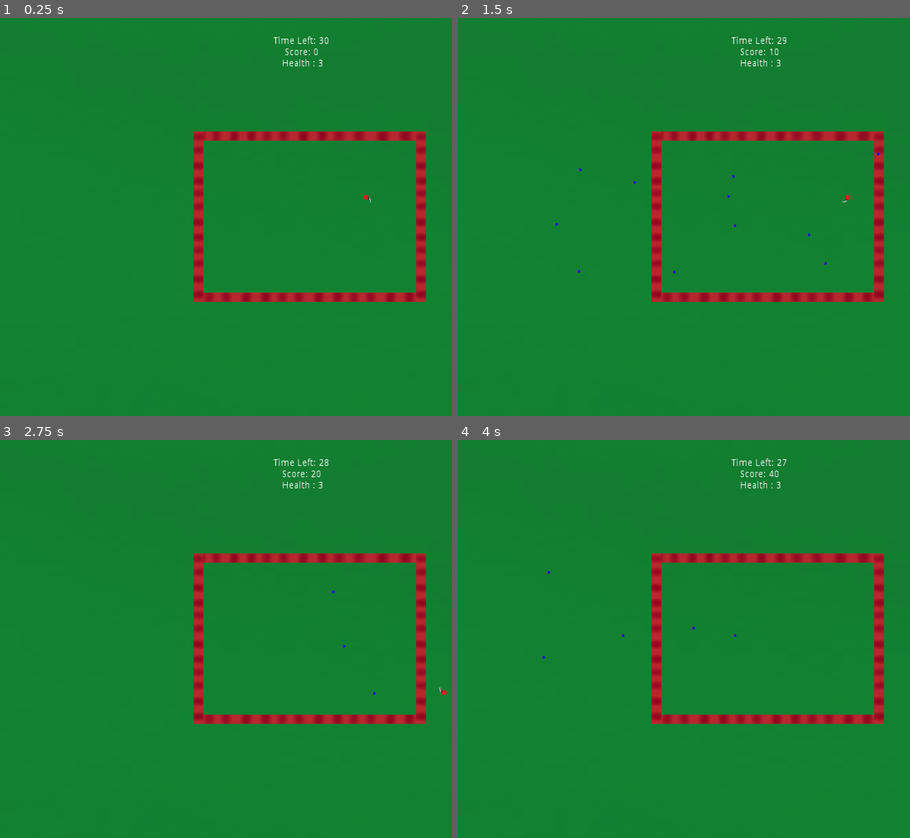
Above: before the commit, frames 1-4 (two rows, left to right).
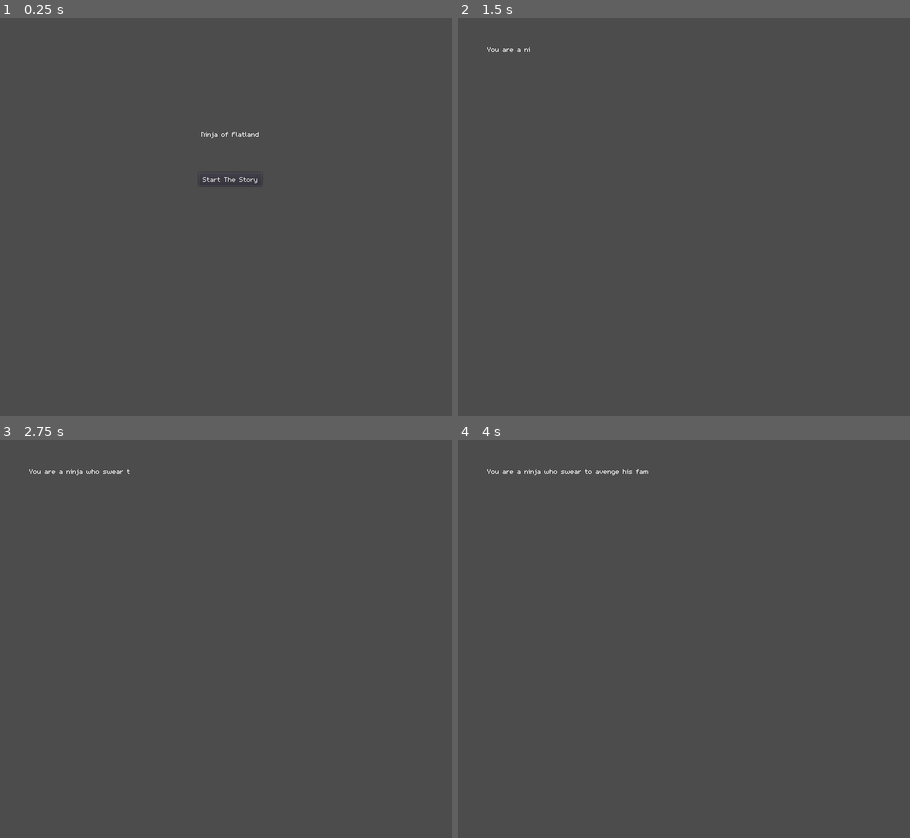
Above: after the commit, the same moments.

Repository: bsu-cs315/Final_Project_Group5
Game: Godot game, scene res://Scenes/TitleScreen.tscn
Two runs of this game, one before a commit and one after it. Both use one fixed random seed, a clock stepped at 60 frames per second and the inputs below. Before the commit the project starts from res://Scenes/World.tscn.
Inputs (mouse positions are in pixels of both pictures, inside the frame that each line leads up to):
- Up to frame 1 (0.25 s): no input
- Up to frame 2 (1.5 s): click (688, 181) at 0.5 s, where only the run after the commit has a clickable "Start The Story"; tap Enter at 1.25 s; hold Right (move_right) from 1.28 s (still down); tap R (reAwaken) at 1.35 s
- Up to frame 3 (2.75 s): release Right (move_right) at 2.03 s; hold Down (move_down) from 2.03 s (still down); tap R (reAwaken) at 2.1 s
- Up to frame 4 (4 s): tap Space at 2.75 s; release Down (move_down) at 2.78 s; hold Right (move_right) 2.78-3.53 s; tap R (reAwaken) at 2.85, 3.6 s; tap Enter at 3.5 s; hold Up (move_up) from 3.53 s (still down)

The runs differ from the first frame. In frame 1, 100% of the frame differs, in the area x 0-100%, y 0-100%; in frame 2, 100%; in frame 3, 100%; in frame 4, 100%.

Commit message:
Title Screen

Diff:
--- /dev/null
+++ b/project/Scenes/TitleScreen.gd
@@ -0,0 +1,16 @@
+extends Node2D
+
+onready var timer = get_node("Prologue")
+
+
+func _on_Start_pressed():
+	$TimePerLetter.start()
+	$Title.visible = false
+	$Start.visible = false
+	pass # Replace with function body.
+
+
+func _on_TimePerLetter_timeout():
+	timer.visible_characters += 1
+	if(timer.visible_characters == 260):
+		get_tree().change_scene("res://Scenes/World.tscn")
--- a/project/Scenes/TitleScreen.tscn
+++ b/project/Scenes/TitleScreen.tscn
@@ -1,3 +1,46 @@
-[gd_scene format=2]
+[gd_scene load_steps=3 format=2]
+
+[ext_resource path="res://Scenes/themeTresent.tres" type="Theme" id=1]
+[ext_resource path="res://Scenes/TitleScreen.gd" type="Script" id=2]
 
 [node name="TitleScreen" type="Node2D"]
+script = ExtResource( 2 )
+
+[node name="Title" type="Label" parent="."]
+margin_left = 303.0
+margin_top = 168.0
+margin_right = 398.0
+margin_bottom = 182.0
+theme = ExtResource( 1 )
+custom_colors/font_outline_modulate = Color( 0, 0, 0, 1 )
+text = "Ninja of Flatland"
+percent_visible = -0.0666667
+
+[node name="Start" type="Button" parent="."]
+margin_left = 299.0
+margin_top = 233.0
+margin_right = 394.0
+margin_bottom = 253.0
+theme = ExtResource( 1 )
+text = "Start The Story"
+
+[node name="Prologue" type="Label" parent="."]
+margin_left = 44.0
+margin_top = 40.0
+margin_right = 498.0
+margin_bottom = 186.0
+theme = ExtResource( 1 )
+text = "You are a ninja who swear to avenge his family. After they were killed by assassins from the leader of the nation.
+Ever since you swear to cut off his head and free the nation from his hand.
+
+The leaders have heard about your plan and sent more assassins to finish the job.
+
+DODGE THE PROJECTILES"
+autowrap = true
+percent_visible = 0.0
+
+[node name="TimePerLetter" type="Timer" parent="."]
+wait_time = 0.1
+
+[connection signal="pressed" from="Start" to="." method="_on_Start_pressed"]
+[connection signal="timeout" from="TimePerLetter" to="." method="_on_TimePerLetter_timeout"]
--- /dev/null
+++ b/project/Scenes/themeTresent.tres
@@ -0,0 +1,9 @@
+[gd_resource type="Theme" load_steps=3 format=2]
+
+[ext_resource path="res://Scenes/m5x7.ttf" type="DynamicFontData" id=1]
+
+[sub_resource type="DynamicFont" id=1]
+font_data = ExtResource( 1 )
+
+[resource]
+default_font = SubResource( 1 )
--- a/project/project.godot
+++ b/project/project.godot
@@ -11,7 +11,7 @@
 [application]
 
 config/name="Ninja of Flatland"
-run/main_scene="res://Scenes/World.tscn"
+run/main_scene="res://Scenes/TitleScreen.tscn"
 config/icon="res://icon.png"
 
 [display]
Binary file added: project/Scenes/m5x7.ttf
